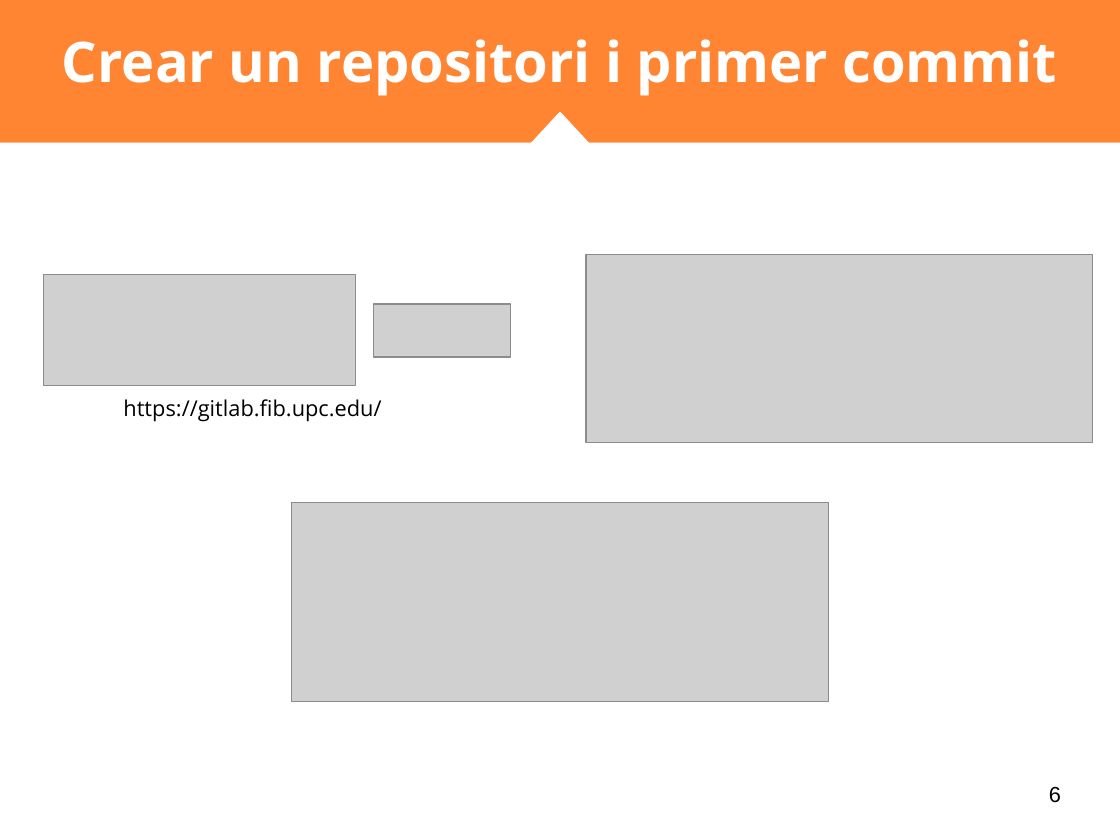
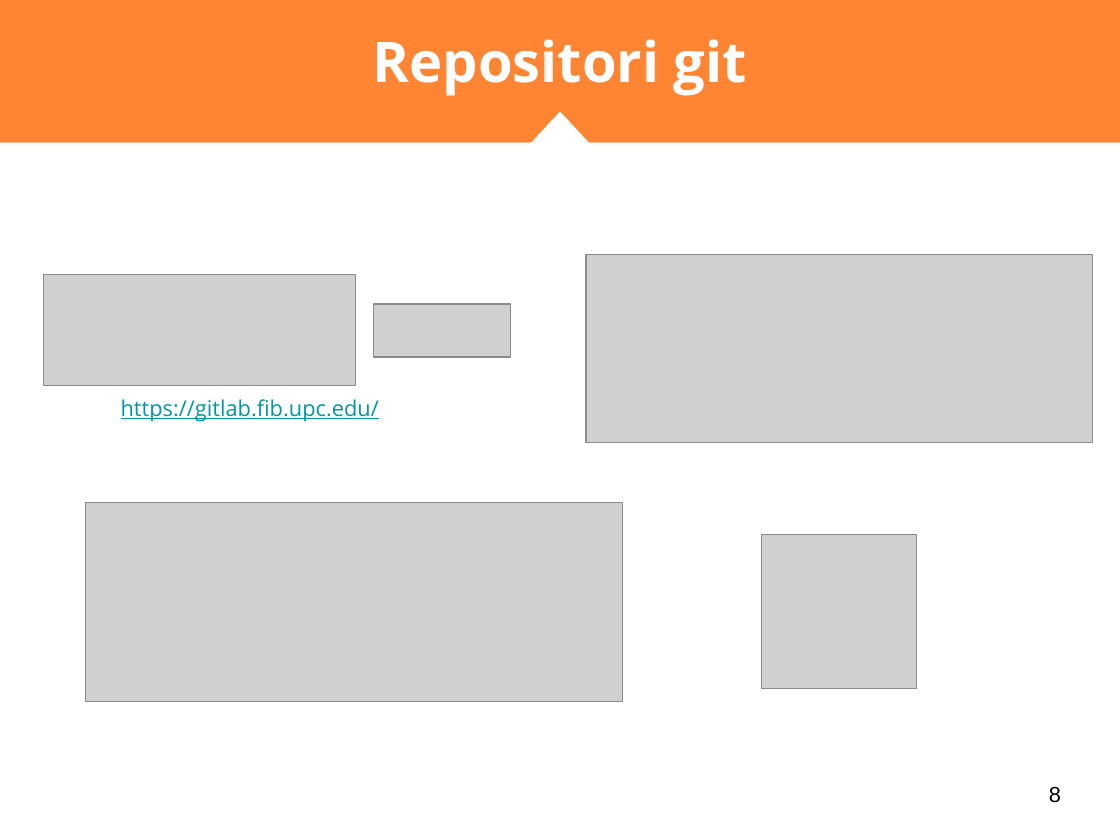
Before and after one commit to nmaletm/git-presentation, a slide deck: slide 8 of Presentations/P1.4 - Enunciats.pptx (slide 6 before the commit). Drawn at 1120x840 pixels with LibreOffice and Linux fonts; fonts in the diff are those of the drawing; grey boxes stand for pictures. Boxes give left, top, right and bottom in pixels: in the first picture for what was removed or moved away, otherwise in the second. Text is boxed around its words. In the diff, an @@ line names an element or a change of style, - is before the commit and + after.

```diff
--- a/Presentations/P1.4 - Enunciats.pptx
+++ b/Presentations/P1.4 - Enunciats.pptx
@@ title at box(373, 39, 747, 96): text changed @@
-Crear un repositori i primer commit
+Repositori git
@@ text "https://gitlab.fib.upc.edu/" at box(121, 399, 379, 422): text colour #000000 to #0097A7, underline on @@
@@ picture: place and size @@
-picture at box(291, 503, 829, 702)
+picture at box(85, 503, 623, 702)
@@ picture added at box(762, 534, 916, 689) @@
@@ page number at box(1049, 786, 1061, 803): text changed @@
-6
+8
```
Also in this commit, not shown: 3 slides added, 6 other files.
